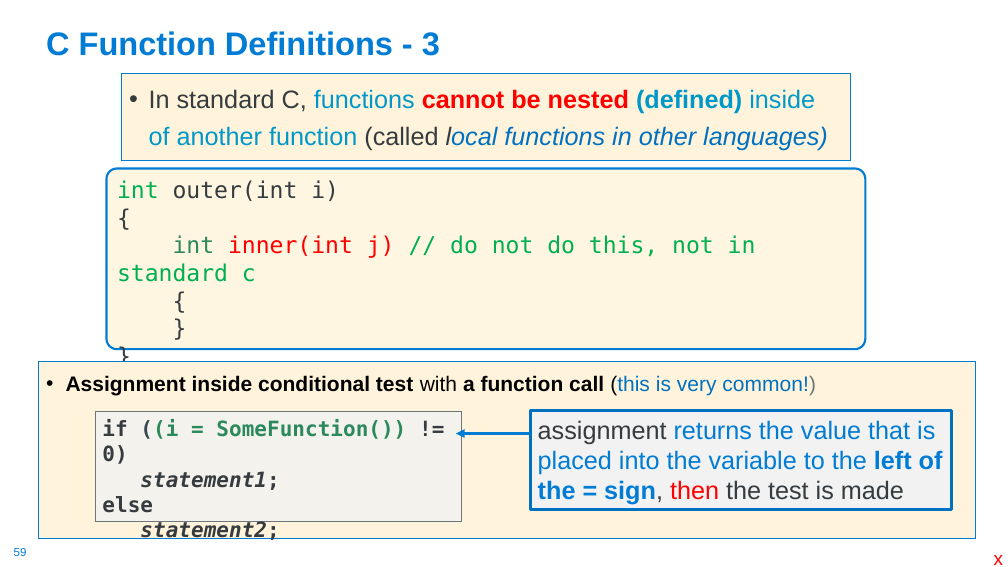
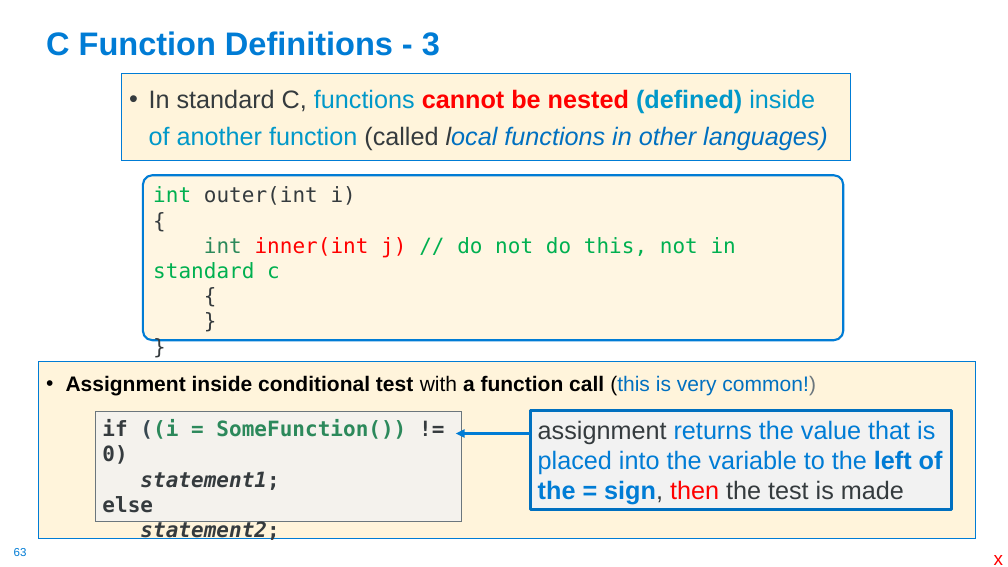
Before and after one commit to cse30-sp24/Muller-Slides, a slide deck: slide 63 of 01-C-Part1.pptx (slide 59 before the commit). Drawn at 1008x567 pixels with LibreOffice and Linux fonts; fonts in the diff are those of the drawing. Boxes give left, top, right and bottom in pixels: in the first picture for what was removed or moved away, otherwise in the second. Text is boxed around its words. In the diff, an @@ line names an element or a change of style, - is before the commit and + after.

```diff
--- a/01-C-Part1.pptx
+++ b/01-C-Part1.pptx
@@ rounded rectangle "int outer(int i)": place and size @@
-rounded rectangle "int outer(int i)" at [107, 169, 866, 349]
+rounded rectangle "int outer(int i)" at [143, 175, 843, 340]
@@ rounded rectangle "int outer(int i)" at [143, 175, 843, 340]: size 22 to 20 pt @@
@@ page number at [14, 548, 27, 556]: text changed @@
-59
+63
```
Also in this commit, not shown: 5 other slides changed, 4 slides added, 1 other file.
